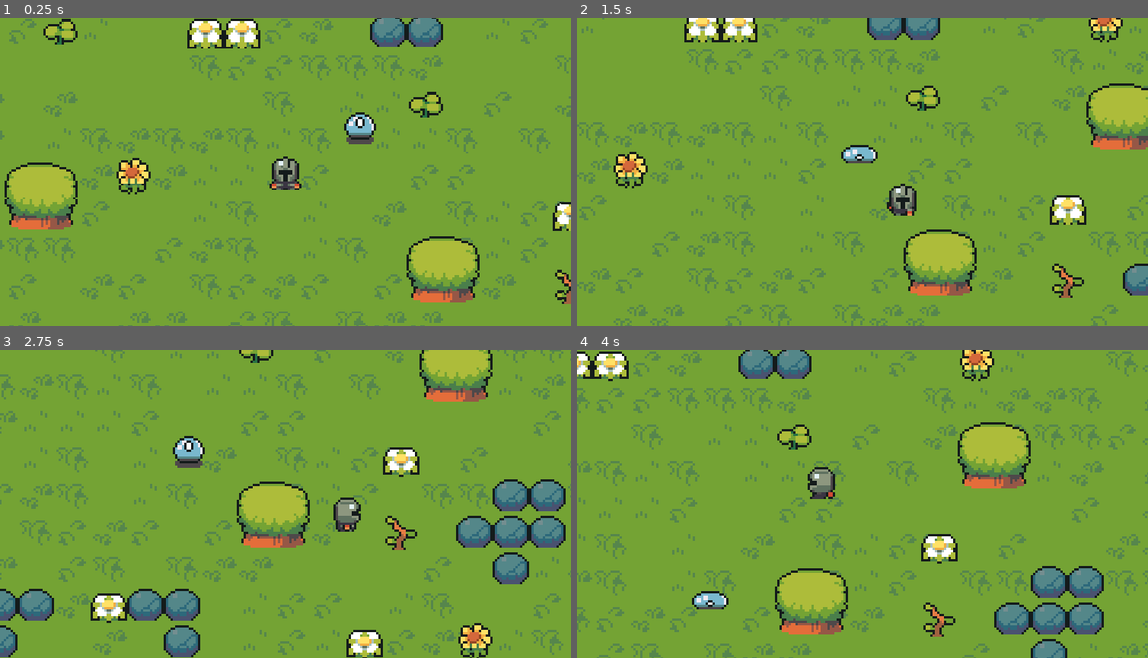
Above: before the commit, frames 1-4 (two rows, left to right).
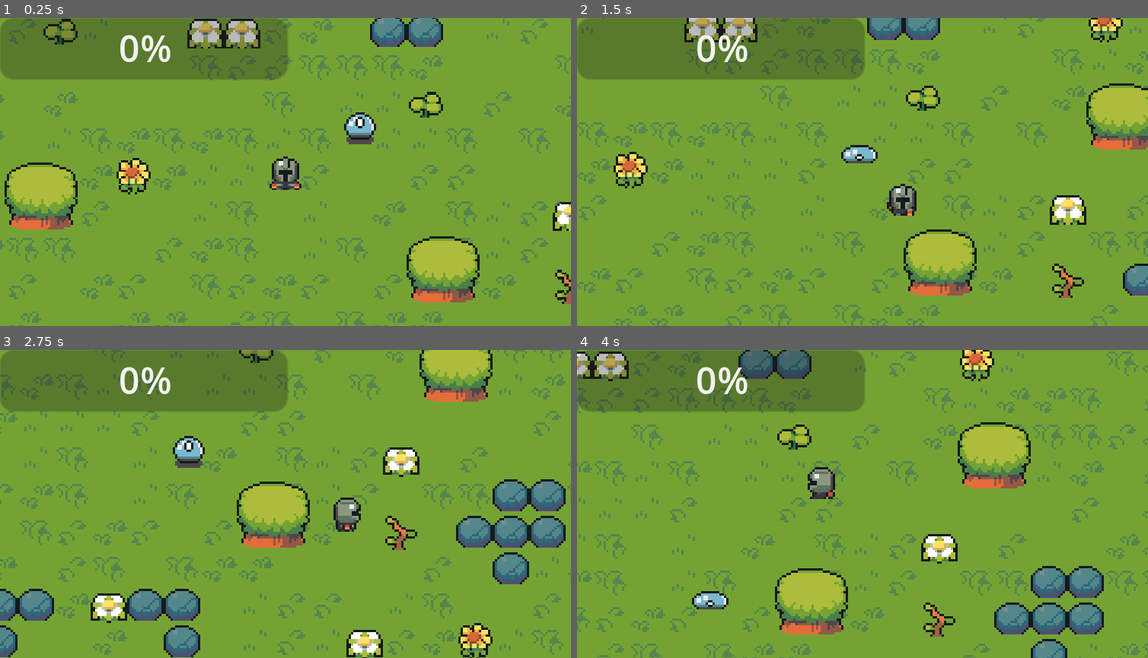
Above: after the commit, the same moments.

Repository: KawaProductions/BoyoRPG
Game: Godot game, scene res://maps/world.tscn
Same seed, same stepped clock (60 frames per second), same inputs: the game is played once before the commit and once after it.
Inputs:
- Up to frame 1 (0.25 s): no input
- Up to frame 2 (1.5 s): hold Right (ui_right) 0.53-1.28 s; hold Down (ui_down) from 1.28 s (still down)
- Up to frame 3 (2.75 s): release Down (ui_down) at 2.03 s; hold Right (ui_right) from 2.03 s (still down)
- Up to frame 4 (4 s): release Right (ui_right) at 2.78 s; hold Up (ui_up) 2.78-3.53 s; hold Left (ui_left) from 3.53 s (still down)

The runs differ from the first frame. In frame 1, 9.6% of the frame differs, in the area x 0-51%, y 0-20%; in frame 2, 9.8%; in frame 3, 9.9%; in frame 4, 9.6%.

Commit message:
Health Bar Implementation
- Added Health Bar UI to visual test of health

Diff:
--- /dev/null
+++ b/maps/ProgressBar.gd
@@ -0,0 +1,17 @@
+extends ProgressBar
+
+extends Camera2D
+
+@export var tilemap: TileMap
+# Called when the node enters the scene tree for the first time.
+func _ready():
+	var mapRect = tilemap.get_used_rect()
+	var tileSize = tilemap.rendering_quadrant_size
+	var worldSizePx = mapRect.size * tileSize
+	limit_right = worldSizePx.x
+	limit_bottom = worldSizePx.y
+
+
+# Called every frame. 'delta' is the elapsed time since the previous frame.
+func _process(delta):
+	pass
--- a/maps/world.tscn
+++ b/maps/world.tscn
@@ -1,10 +1,11 @@
-[gd_scene load_steps=11 format=3 uid="uid://btu6x1g2e1ouc"]
+[gd_scene load_steps=13 format=3 uid="uid://btu6x1g2e1ouc"]
 
 [ext_resource type="PackedScene" uid="uid://b8y3gph323o0g" path="res://player/player.tscn" id="1_lvixr"]
 [ext_resource type="Texture2D" uid="uid://cp6od1ojc26hm" path="res://maps/TilesetFloor.png" id="1_vxlq8"]
 [ext_resource type="Texture2D" uid="uid://dg64kmsctnmck" path="res://maps/TilesetNature.png" id="2_r1512"]
 [ext_resource type="Texture2D" uid="uid://by0f17je0b0b8" path="res://maps/AnimatedFlower.png" id="3_hymi6"]
 [ext_resource type="Script" path="res://maps/FollowCam.gd" id="5_bdext"]
+[ext_resource type="Script" path="res://BaseStats.gd" id="5_yl3pw"]
 [ext_resource type="PackedScene" uid="uid://kamkotwvdvp2" path="res://enemies/slime.tscn" id="6_6gons"]
 
 [sub_resource type="TileSetAtlasSource" id="TileSetAtlasSource_0tnx0"]
@@ -2801,6 +2802,14 @@
 sources/1 = SubResource("TileSetAtlasSource_nq3ti")
 sources/2 = SubResource("TileSetAtlasSource_b2mwc")
 
+[sub_resource type="Resource" id="Resource_j7dxc"]
+resource_local_to_scene = true
+script = ExtResource("5_yl3pw")
+entity = "Player"
+max_Hp = 5
+atk = 1
+spd = 70
+
 [node name="World" type="Node2D"]
 y_sort_enabled = true
 
@@ -2819,6 +2828,7 @@
 
 [node name="Player" parent="." instance=ExtResource("1_lvixr")]
 position = Vector2(171, 86)
+stats = SubResource("Resource_j7dxc")
 
 [node name="FollowCam" type="Camera2D" parent="Player" node_paths=PackedStringArray("tilemap")]
 limit_left = 0
@@ -2837,3 +2847,9 @@
 
 [node name="Marker2D" type="Marker2D" parent="slime"]
 position = Vector2(-16, 72)
+
+[node name="CanvasLayer" type="CanvasLayer" parent="."]
+
+[node name="ProgressBar" type="ProgressBar" parent="CanvasLayer"]
+offset_right = 126.0
+offset_bottom = 27.0
